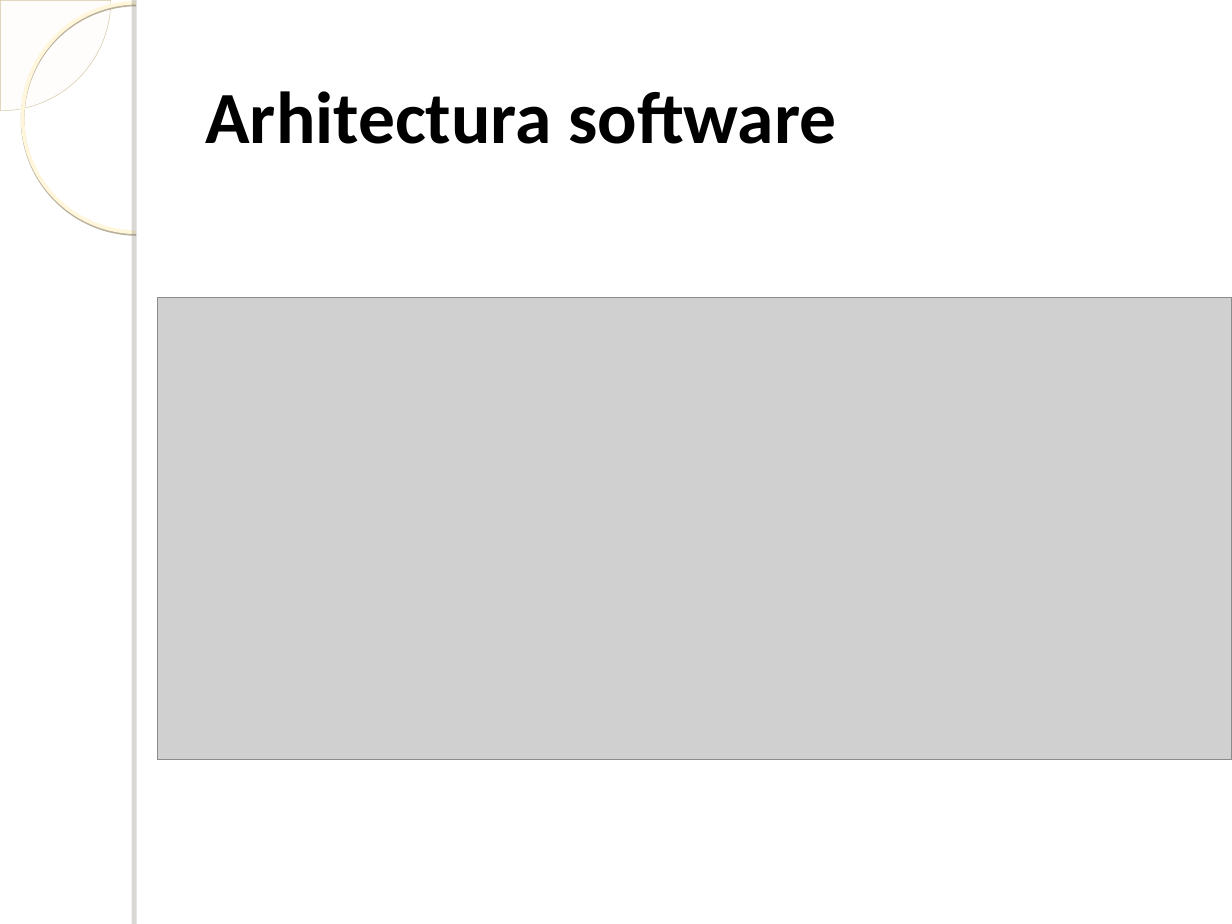
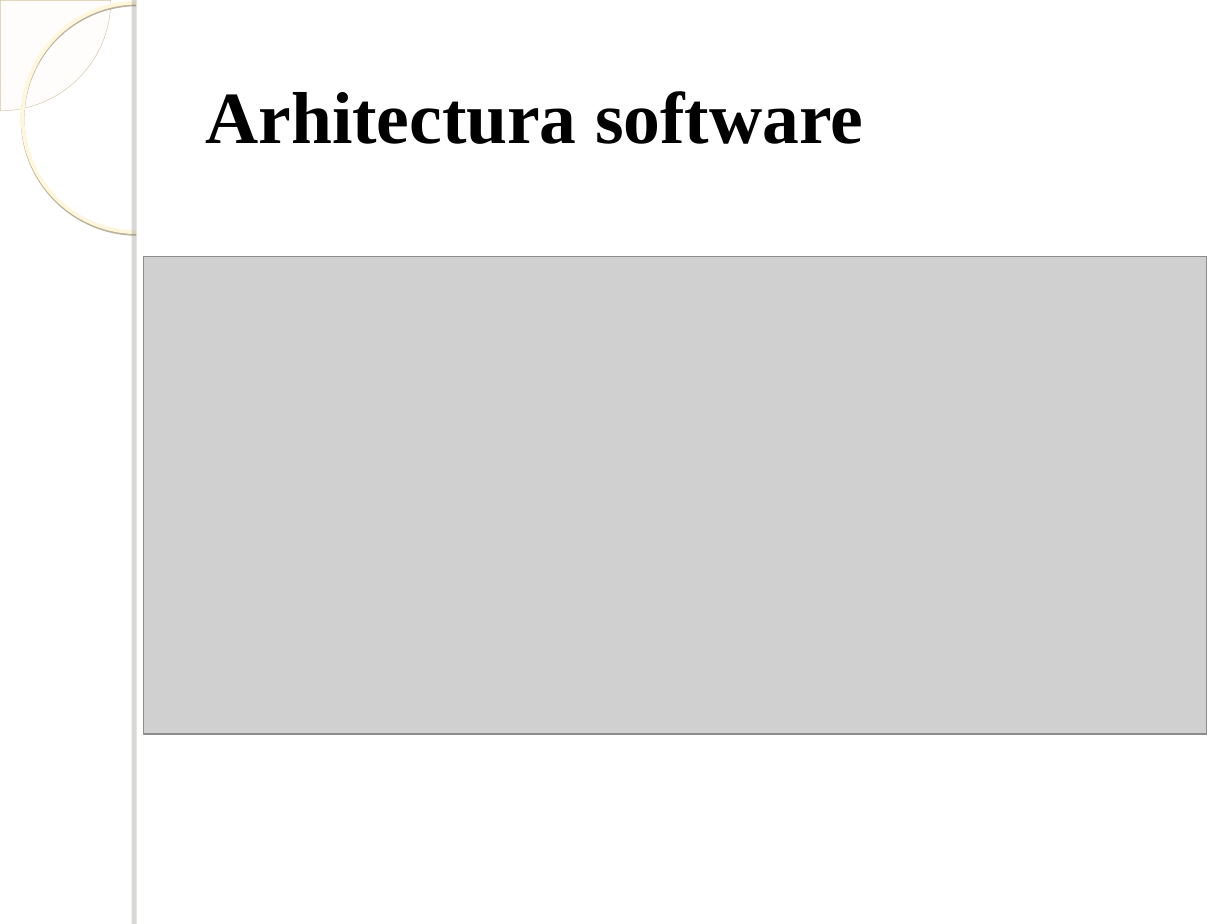
Before and after one commit to IoanaValentina/Licenta2019Musc-IoanaValentina, a slide deck: slide 8 of Line follower.ppt (slide 7 before the commit). Drawn at 1232x924 pixels with LibreOffice and Linux fonts; fonts in the diff are those of the drawing; grey boxes stand for pictures; background and template pictures are left out. Boxes give left, top, right and bottom in pixels: in the first picture for what was removed or moved away, otherwise in the second. Text is boxed around its words. In the diff, an @@ line names an element or a change of style, - is before the commit and + after.

```diff
--- a/Line follower.ppt
+++ b/Line follower.ppt
@@ title "Arhitectura software" at [205, 91, 863, 144]: font Calibri to Times New Roman @@
@@ picture: place and size @@
-picture at [158, 298, 1232, 760]
+picture at [144, 256, 1207, 733]
```
Also in this commit, not shown: 11 other slides changed.
